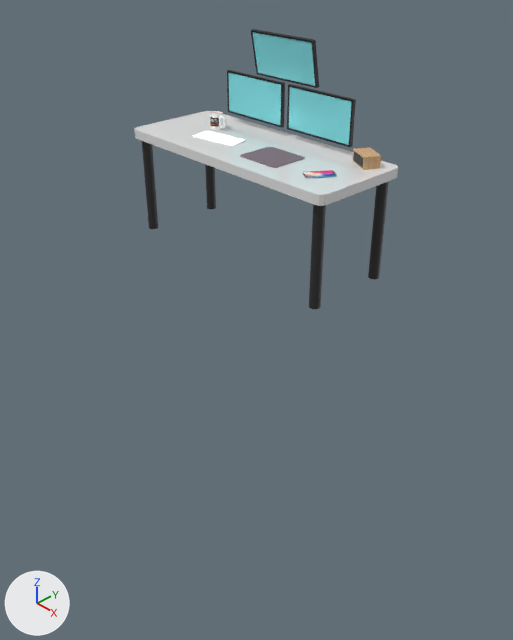
Two versions of the Blender file 3dmodels/scene.blend, one commit apart.
Before and after are seen from a camera (50 mm lens) standing at (18.5, -17.4, 12.0) and looking at (0.7, -0.6, -2.6). The lights are fixed; the arrows at lower left show +X, +Y and +Z.

In view in the first picture: 'ECRAN1 - GAUCHE', 'ECRAN2 - DROITE', 'ECRAN3 - TOP', 'pied1', 'pied2', 'pied3', 'pied4', 'plateau', 'tapis'.
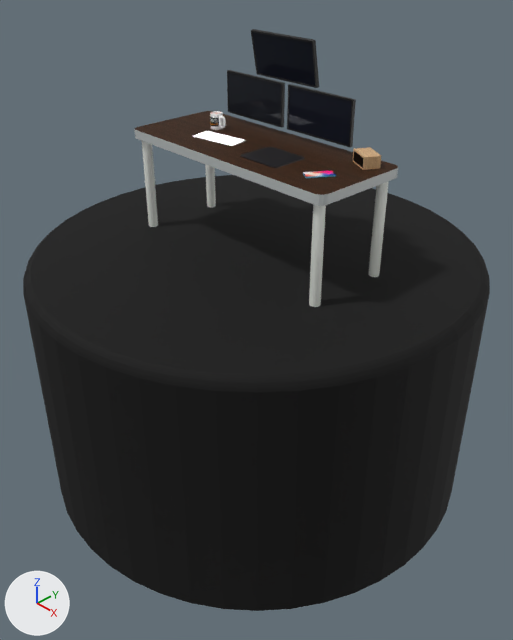
What changed in the scene script:
```text
Add img_wood3_jpg:
    img_wood3_jpg = load_image('wood3.jpg', 'textures/wood3.jpg', 280, 280, 'sRGB')
Change mat_ecran_001:
    mat_ecran_001.base_color: (0.232, 0.755, 0.8) -> (0.0123, 0.0144, 0.0198)  # cyan #84e1e7 -> black #1d2026
Change mat_ecran_002:
    mat_ecran_002.base_color: (0.232, 0.755, 0.8) -> (0.00972, 0.0116, 0.0203)  # cyan #84e1e7 -> black #191c27
Change mat_ecran_003:
    mat_ecran_003.base_color: (0.232, 0.755, 0.8) -> (0.00606, 0.00856, 0.016)  # cyan #84e1e7 -> black #121722
Change mat_material_002:
    mat_material_002.base_color: (0.227, 0.158, 0.191) -> (0.00557, 0.00444, 0.00637)  # grey #836f79 -> black #110e13
Add mat_matpied:
    mat_matpied = principled_material('matpied')
    mat_matpied.base_color = (0.97, 1.0, 0.94)  # white #fcfff8
    mat_matpied.metallic = 0.134
    mat_matpied.roughness = 0.0
    mat_matpied.specular_ior_level = 1.0
    mat_matpied.specular_tint = (0.974, 1.0, 0.948)  # white #fcfff9
Add mat_table_border:
    mat_table_border = principled_material('table_border')
    mat_table_border.base_color = (0.497, 0.528, 0.528)  # light grey #bbc0c0
Add mat_wood:
    mat_wood = bpy.data.materials.new('wood')
    # uses the picture img_wood3_jpg
Add mat_material:
    mat_material = principled_material('Material')
    mat_material.base_color = (0.0122, 0.0122, 0.0122)  # black #1d1d1d
    mat_material.metallic = 0.0315
    mat_material.roughness = 0.795
    mat_material.specular_ior_level = 0.315
    mat_material.specular_tint = (0.548, 0.548, 0.548)  # light grey #c3c3c3
Change me_cube:
    where me_cube.from_pydata(...)  # 32 vertices, 18 faces; spans x -5.0..5.0, y -2.0..2.0, z -0.18..0.18
    used by ob_plateau; location = (0.0, 0.0, 4.0)
    me_cube part 1: all 17 faces centred in x -5.0..5.0, y -2.0..2.0, z -0.18..0.0 switch from mat_material_001 (white #e7e7e7) to mat_table_border (light grey #bbc0c0)
    add me_cube.materials.append(mat_wood)
Change me_cylinder_003:
    where me_cylinder_003.from_pydata(...)  # 64 vertices, 34 faces; spans x -0.2..0.2, y -0.2..0.2, z -3.0..1.0
    remove me_cylinder_003.materials.append(mat_material_004)  # its picture is missing
    add me_cylinder_003.materials.append(mat_matpied)  # white #fcfff8
Change me_cylinder_004:
    where me_cylinder_004.from_pydata(...)  # 64 vertices, 34 faces; spans x -0.2..0.2, y -0.2..0.2, z -3.0..1.0
    remove me_cylinder_004.materials.append(mat_material_005)  # black #2c2c2c
    add me_cylinder_004.materials.append(mat_matpied)  # white #fcfff8
Change me_cylinder_005:
    where me_cylinder_005.from_pydata(...)  # 64 vertices, 34 faces; spans x -0.2..0.2, y -0.2..0.2, z -3.0..1.0
    remove me_cylinder_005.materials.append(mat_material_006)  # black #2c2c2c
    add me_cylinder_005.materials.append(mat_matpied)  # white #fcfff8
Change me_cylinder_006:
    where me_cylinder_006.from_pydata(...)  # 64 vertices, 34 faces; spans x -0.2..0.2, y -0.2..0.2, z -3.0..1.0
    remove me_cylinder_006.materials.append(mat_material_007)  # black #2c2c2c
    add me_cylinder_006.materials.append(mat_matpied)  # white #fcfff8
Add me_cylinder:
    me_cylinder.from_pydata(...)  # 276 vertices, 232 faces; spans x -10.9..10.9, y -10.9..10.9, z -5.1..5.1
    me_cylinder.materials.append(mat_material)  # black #1d1d1d
Add ob_cylinder:
    ob_cylinder = bpy.data.objects.new('Cylinder', me_cylinder)
    ob_cylinder.location = (0.0, 0.0, -4.96)
    ob_cylinder.scale = (0.812, 0.812, 1.0)
```

Pixel boxes [x1, y1, x2, y2] of what changed, in the pictures (513 x 640 px):
'Cylinder', added (black): after [23, 175, 490, 611]
'ECRAN2 - DROITE', recoloured (cyan to black): [287, 84, 355, 147] in both
'ECRAN3 - TOP', recoloured (cyan to black): [251, 29, 318, 88] in both
'ECRAN1 - GAUCHE', recoloured (cyan to black): [227, 70, 285, 128] in both
'pied2', recoloured (black to grey): [309, 204, 326, 309] in both
'pied3', recoloured (black to grey): [368, 181, 389, 279] in both
'pied4', recoloured (black to grey): [142, 141, 158, 229] in both
'tapis', recoloured (grey to black): [240, 147, 305, 168] in both
'pied1', recoloured (black to grey): [205, 164, 216, 209] in both
part 1 of me_cube, recoloured: [135, 130, 398, 206] in both
